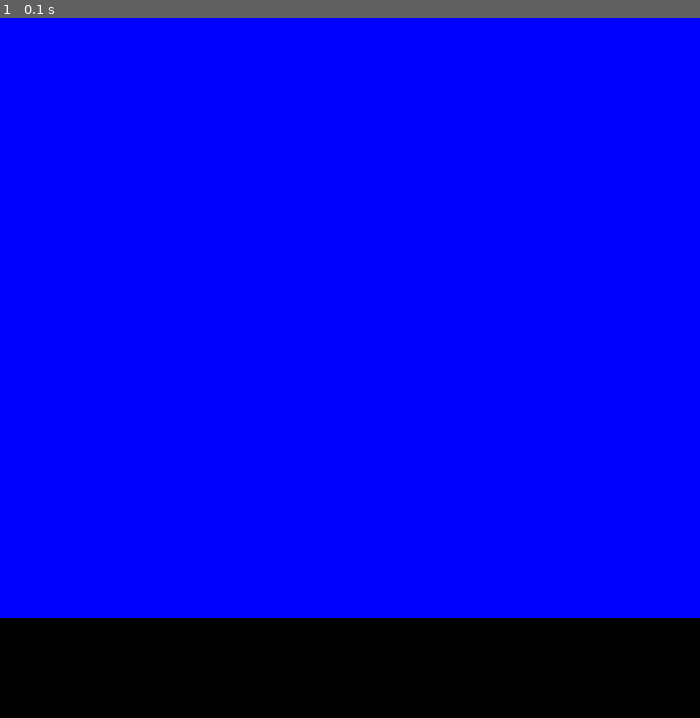
Above: before the commit, frame 1.
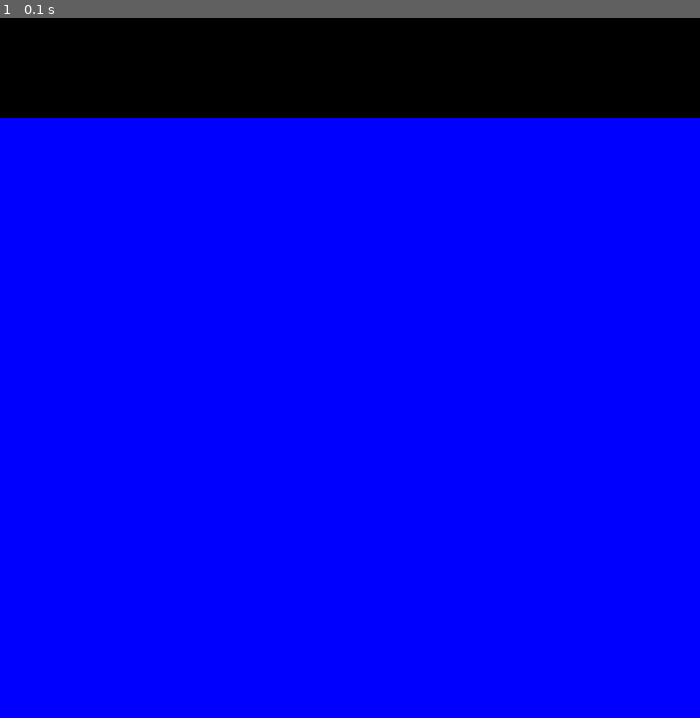
Above: after the commit, the same moment.

Repository: brccabral/Python_Pygame_ConnectFour
Game: pygame game, started from connect4.py
Two runs of this game, one before a commit and one after it. Both use one fixed random seed, a clock stepped at 60 frames per second and the inputs below.
Inputs:
- Up to frame 1 (0.1 s): no input

The runs differ from the first frame. In frame 1, 29% of the frame differs, in the area x 0-100%, y 0-100%.

Commit message:
added empty row

Diff:
--- a/connect4.py
+++ b/connect4.py
@@ -58,7 +58,7 @@
 def draw_board(board):
     for c in range(COLUMN_COUNT):
         for r in range(ROW_COUNT):
-            pygame.draw.rect(screen, BLUE, (c*SQUARESIZE, r*SQUARESIZE, SQUARESIZE, SQUARESIZE))
+            pygame.draw.rect(screen, BLUE, (c*SQUARESIZE, r*SQUARESIZE+SQUARESIZE, SQUARESIZE, SQUARESIZE))
 
 board = create_board()
 game_over = False # True = someone wins (4 in a row)
